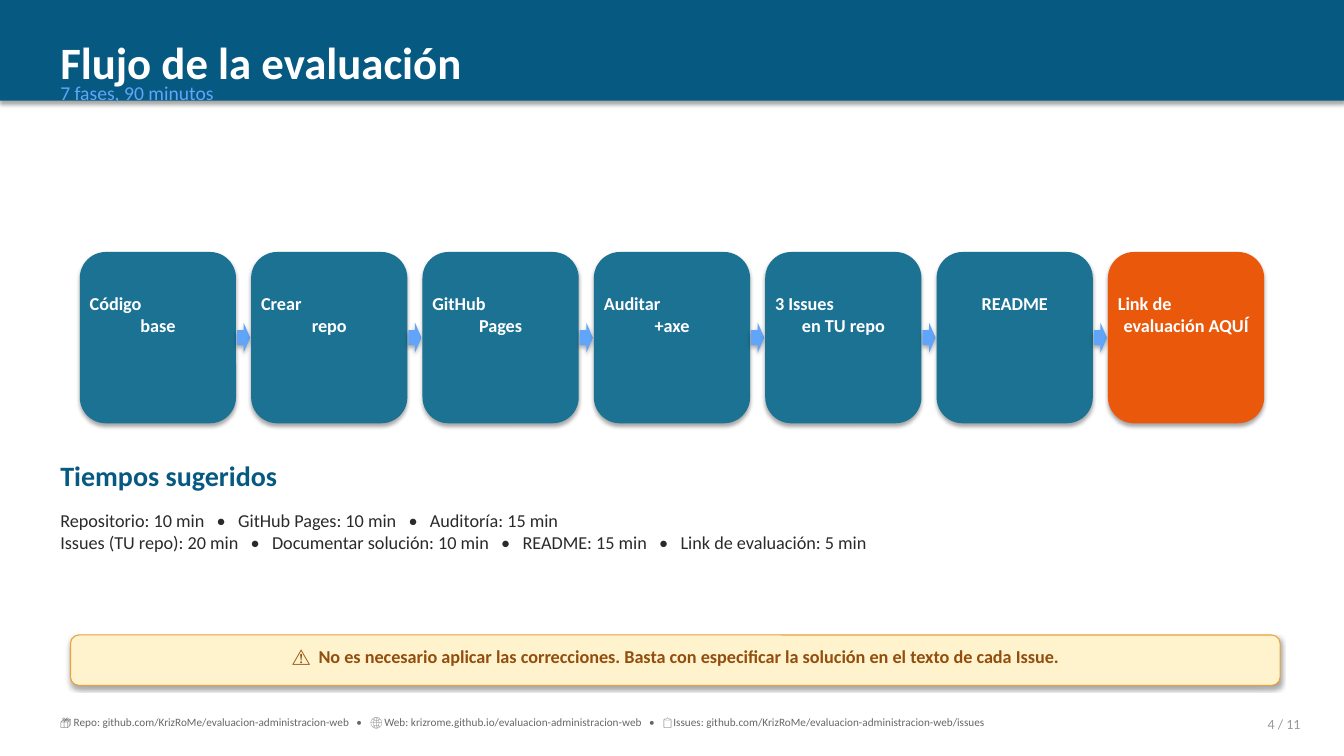
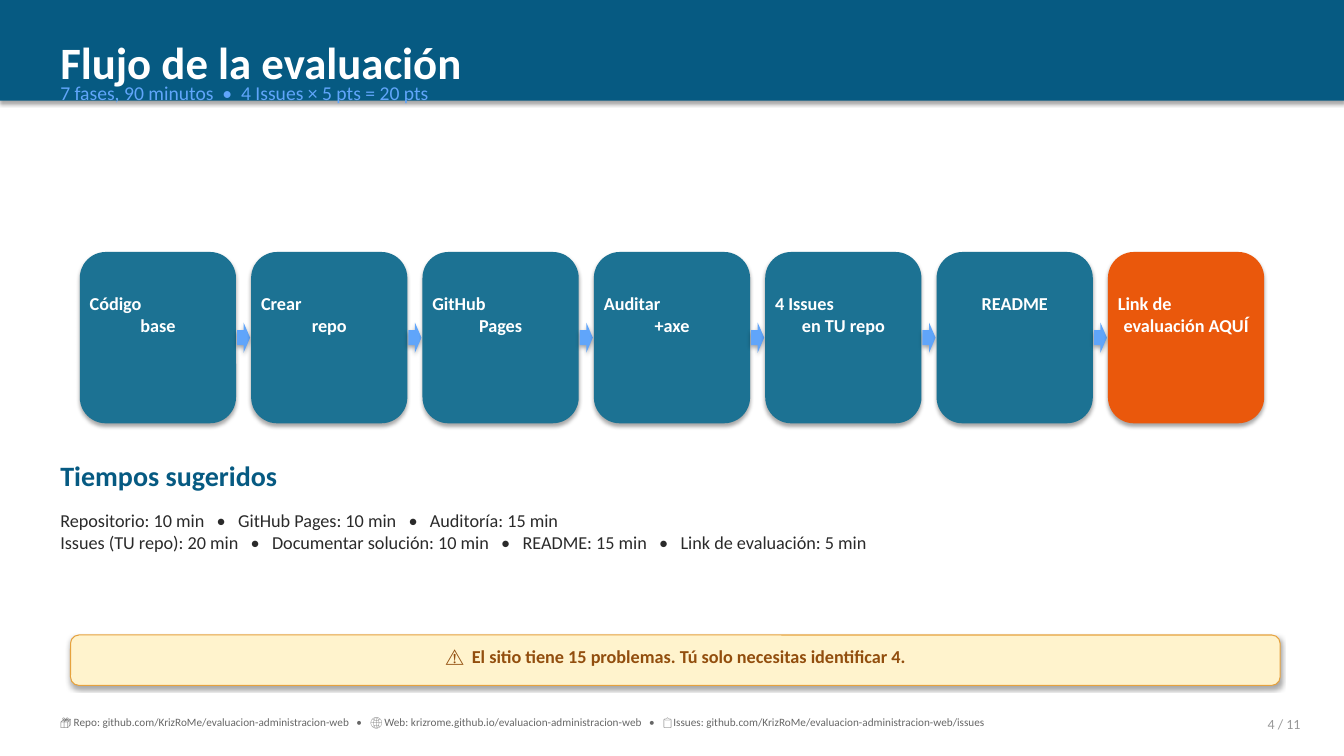
Before and after one commit to KrizRoMe/evaluacion-administracion-web, a slide deck: slide 4 of EVALUACION_PRACTICA_01.pptx. Drawn at 1344x756 pixels with LibreOffice and Linux fonts; fonts in the diff are those of the drawing. Boxes give left, top, right and bottom in pixels: in the first picture for what was removed or moved away, otherwise in the second. Text is boxed around its words. In the diff, an @@ line names an element or a change of style, - is before the commit and + after.

Commit message:
feat: recalibrar a 4 issues × 5 pts + 15 problemas intencionales
PPT, instrucciones, checklist, README plantilla y markdown actualizados:
- 4 Issues (no 3) en el repo del estudiante
- 5 pts por Issue (no 6) = 20 pts total
- Sitio tiene 15 problemas (no 6), estudiante identifica 4
- Dificultad uniforme 4/10

Las respuestas esperadas ya NO están en este repo público.
 Se movieron a: https://github.com/KrizRoMe/evaluacion-administracion-web-docente (privado)

```diff
--- a/EVALUACION_PRACTICA_01.pptx
+++ b/EVALUACION_PRACTICA_01.pptx
@@ text at (x1=60, y1=83, x2=428, y2=105): text changed @@
-7 fases, 90 minutos
+7 fases, 90 minutos • 4 Issues × 5 pts = 20 pts
@@ text at (x1=775, y1=298, x2=885, y2=335): text changed @@
-3 Issues
-en TU repo
+4 Issues
+en TU repo
@@ text at (x1=472, y1=650, x2=905, y2=666): text changed @@
-⚠️ No es necesario aplicar las correcciones. Basta con especificar la solución en el texto de cada Issue.
+⚠️ El sitio tiene 15 problemas. Tú solo necesitas identificar 4.
```
Also in this commit, not shown: 4 other slides changed, 35 other files.
